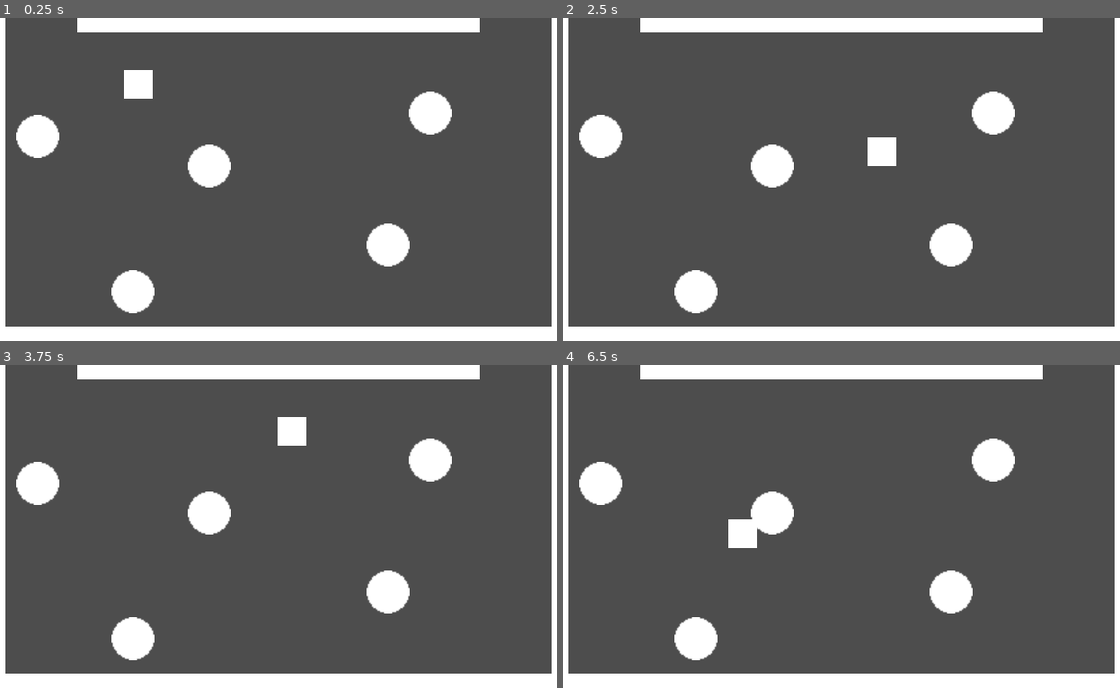
Above: before the commit, frames 1-4 (two rows, left to right).
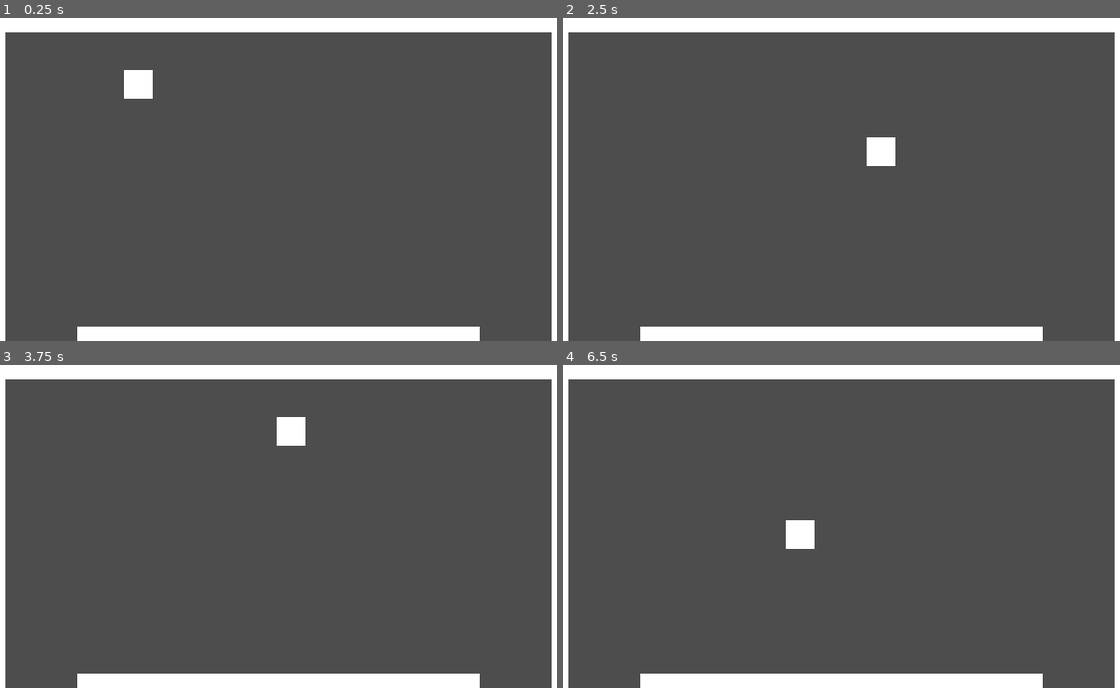
Above: after the commit, the same moments.

Repository: billbobphil/coffee-jam-2023
Game: Godot game, scene res://scenes/rootScene.tscn
Same seed, same stepped clock (60 frames per second), same inputs: the game is played once before the commit and once after it.
Inputs:
- Up to frame 1 (0.25 s): no input
- Up to frame 2 (2.5 s): tap Enter at 0.5 s; hold D (move_right) 0.53-1.28 s; tap Space (dash) at 0.6, 2.1 s; hold S (move_down) 1.28-2.03 s; tap F (interact) at 1.35 s; hold D (move_right) from 2.03 s (still down)
- Up to frame 3 (3.75 s): release D (move_right) at 2.78 s; hold W (move_up) 2.78-3.53 s; tap F (interact) at 2.85 s; hold A (move_left) from 3.53 s (still down); tap Space (dash) at 3.6 s
- Up to frame 4 (6.5 s): tap F (interact) at 4.35, 5.85 s; release A (move_left) at 5.03 s; hold S (move_down) 5.03-5.78 s; tap Space (dash) at 5.1 s; hold D (move_right) from 5.78 s (still down)

The runs differ from the first frame. In frame 1, 6.4% of the frame differs, in the area x 0-100%, y 0-100%; in frame 2, 6.5%; in frame 3, 6.5%; in frame 4, 7.3%.

Commit message:
Made it so there is a kitchen and a storefront

Diff:
--- a/scenes/rootScene.tscn
+++ b/scenes/rootScene.tscn
@@ -10,19 +10,19 @@
 position = Vector2(164, 74)
 
 [node name="Table" parent="." instance=ExtResource("2_4o8w4")]
-position = Vector2(52, 132)
+position = Vector2(99, 452)
 
 [node name="Table2" parent="." instance=ExtResource("2_4o8w4")]
-position = Vector2(243, 165)
+position = Vector2(290, 485)
 
 [node name="Table3" parent="." instance=ExtResource("2_4o8w4")]
-position = Vector2(489, 106)
+position = Vector2(536, 426)
 
 [node name="Table4" parent="." instance=ExtResource("2_4o8w4")]
-position = Vector2(158, 305)
+position = Vector2(205, 625)
 
 [node name="Table5" parent="." instance=ExtResource("2_4o8w4")]
-position = Vector2(442, 253)
+position = Vector2(489, 573)
 
 [node name="WallGenerator" type="Node2D" parent="."]
 script = ExtResource("4_nmx7f")
--- a/scripts/WallGenerator.gd
+++ b/scripts/WallGenerator.gd
@@ -1,24 +1,40 @@
 extends Node2D
 
-const NUMBER_OF_WALLS_TOP = 14;
+const NUMBER_OF_WALLS_BETWEEN = 14;
 var wallScene = preload("res://scenes/wall.tscn");
 const STARTING_TOP_POSITION_X = 112;
 const GAME_WIDTH_UNITS = 20;
-const GAME_HEIGHT_UNITS = 11;
+const GAME_HEIGHT_UNITS = 22;
 
 # Called when the node enters the scene tree for the first time.
 func _ready():
-	for i in NUMBER_OF_WALLS_TOP:
+	generate_walls();
+
+func generate_walls():
+	create_walls_between();
+	create_outer_vertical_walls();
+	create_outer_horizontal_walls();
+
+func create_walls_between():
+	for i in NUMBER_OF_WALLS_BETWEEN:
 		var createdWall = wallScene.instantiate();
 		createdWall.position.x = STARTING_TOP_POSITION_X + (i * 32);
+		createdWall.position.y = 360;
 		add_child(createdWall);
 
+func create_outer_horizontal_walls():
 	for i in GAME_WIDTH_UNITS + 1:
 		var createdWall = wallScene.instantiate();
 		createdWall.position.x = 0 + (i * 32);
-		createdWall.position.y = 360;
+		createdWall.position.y = 0;
 		add_child(createdWall);
 
+		var createdFarWall = wallScene.instantiate();
+		createdFarWall.position.x = 0 + (i * 32);
+		createdFarWall.position.y = 720;
+		add_child(createdFarWall);
+
+func create_outer_vertical_walls():
 	for i in GAME_HEIGHT_UNITS + 1:
 		var createdWall = wallScene.instantiate();
 		createdWall.position.x = 0;
@@ -30,7 +46,6 @@
 		createdFarWall.position.y = 0 + (i * 32);
 		add_child(createdFarWall);
 
-
 # Called every frame. 'delta' is the elapsed time since the previous frame.
 func _process(delta):
 	pass
Not shown: 1 places in scenes/rootScene.tscn that only renumber resources
